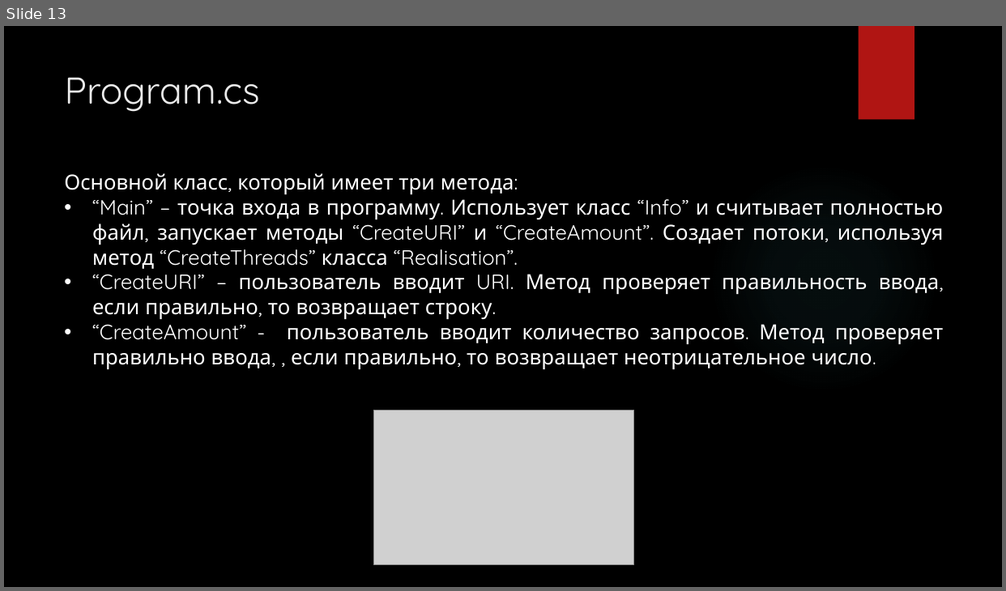
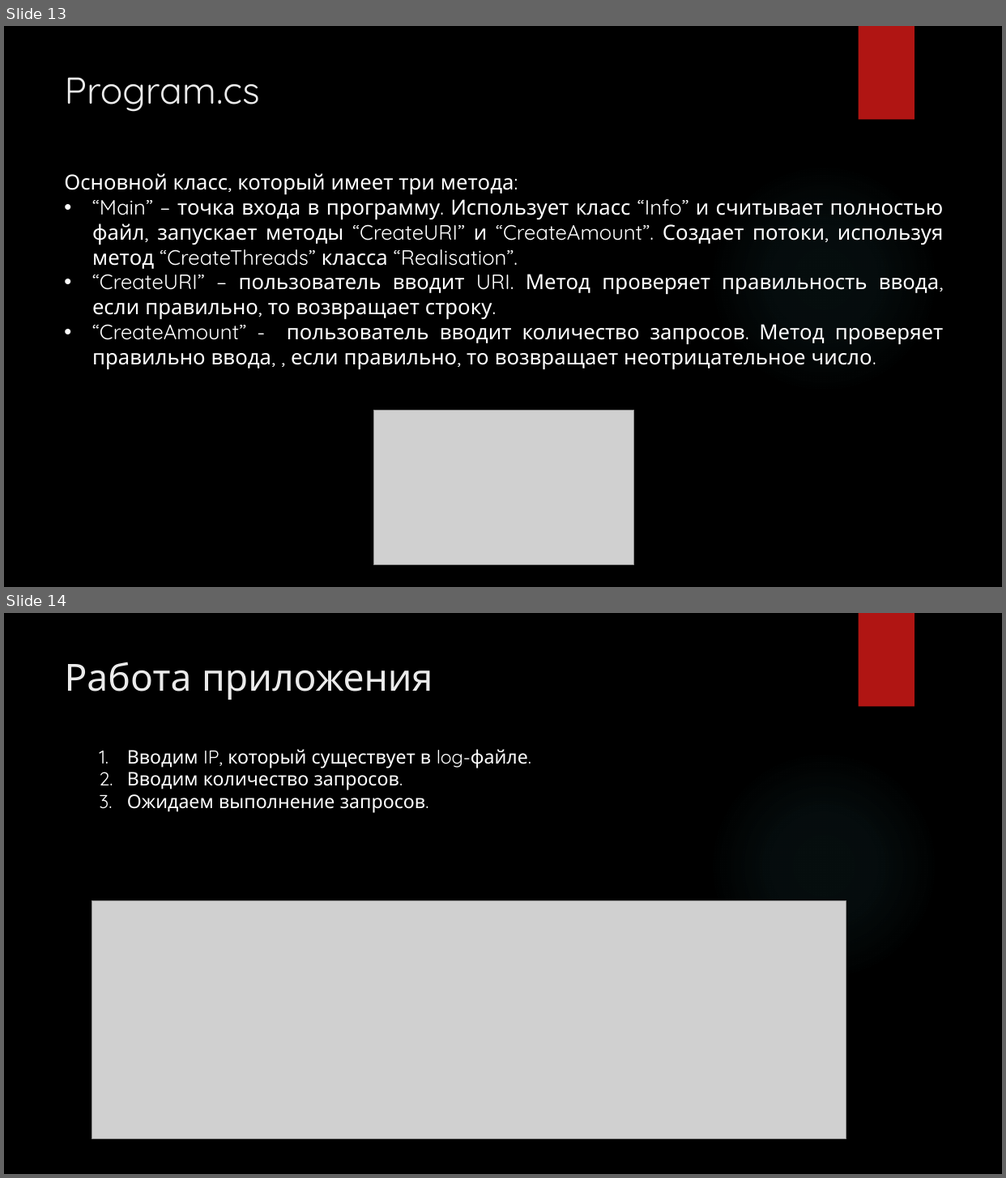
Before and after one commit to T0person/Practic, a slide deck: Практика.pptx. Shown one above the other, each under a label of ours: slide 13 before the commit, slides 13 and 14 after it. The pictures are 1006x591 and 1006x1178 pixels, drawn with LibreOffice and Linux fonts; fonts in the diff are those of the drawing; grey boxes stand for pictures; background and template pictures are left out. Boxes give left, top, right and bottom in pixels: in the first picture for what was removed or moved away, otherwise in the second. Text is boxed around its words. In the diff, an @@ line names an element or a change of style, - is before the commit and + after.

```diff
--- a/Практика.pptx
+++ b/Практика.pptx
@@ slide 14 added at [4, 613, 1002, 1174], background picture (left out); not listed: 2 template elements that a slide beside it also shows @@
@@ title added at [65, 662, 432, 700], 36 pt, text #EBEBEB @@
+Работа приложения
@@ text added at [127, 749, 528, 813], 18 pt, text #FFFFFF @@
+1. Вводим IP, который существует в log-файле.
+2. Вводим количество запросов.
+3. Ожидаем выполнение запросов.
@@ picture added at [91, 901, 846, 1139] @@
```
Also in this commit, not shown: 1 slide changed, 11 other slides added, 1 slide removed.
